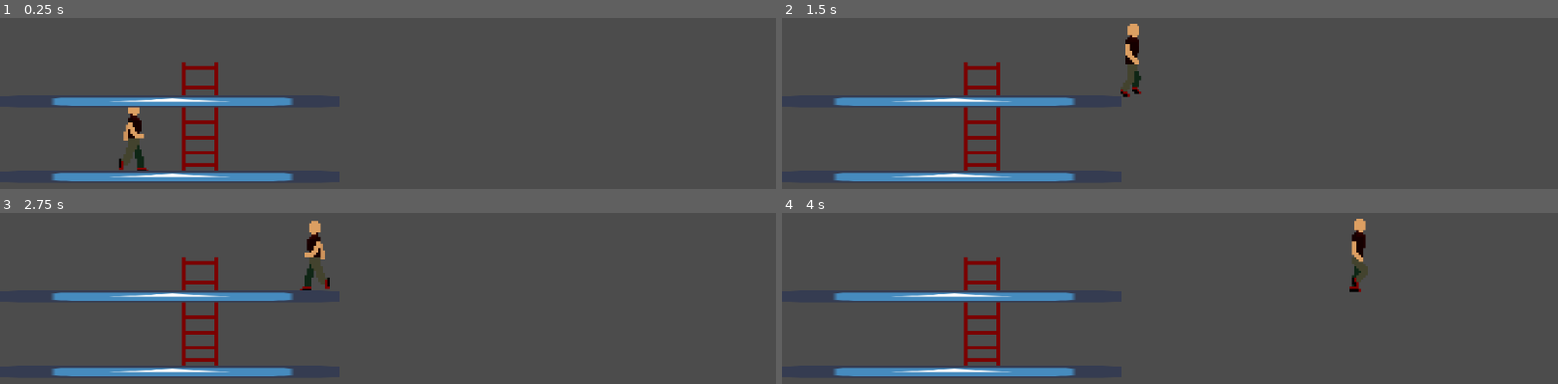
Above: before the commit, frames 1-4 (two rows, left to right).
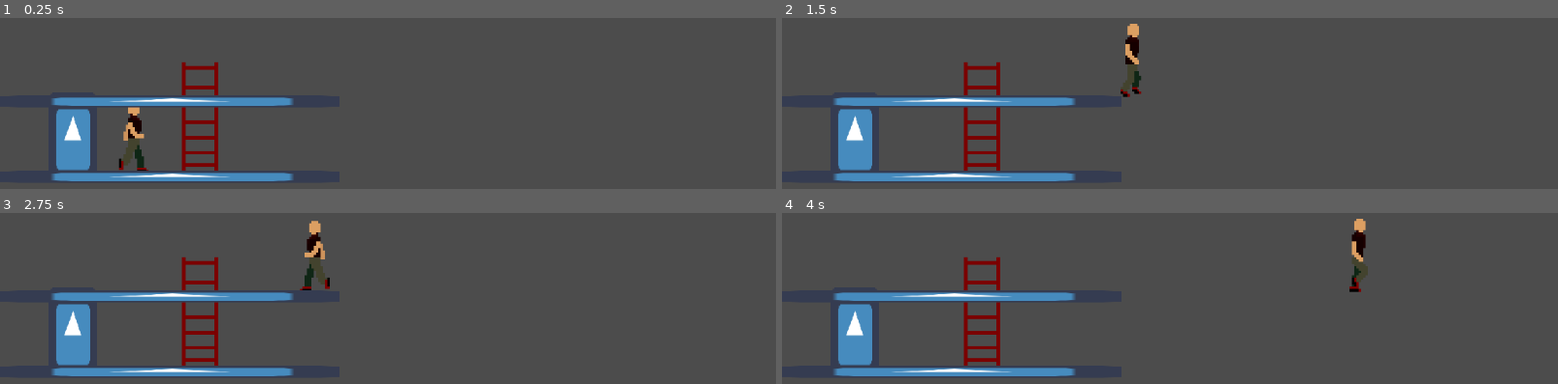
Above: after the commit, the same moments.

Repository: MihkelMK/suitsiidiindiviidid
Game: Godot game, scene res://main/Main.tscn
Two runs of this game, one before a commit and one after it. Both use one fixed random seed, a clock stepped at 60 frames per second and the inputs below. Before the commit the project has no main scene; this scene is started directly in both runs. The engine's default icon, where the game draws it, is replaced by a stand-in: a white triangle on a blue panel in a dark square.
Inputs:
- Up to frame 1 (0.25 s): no input
- Up to frame 2 (1.5 s): tap Enter at 0.5 s; hold E 0.53-1.28 s; hold Right (ui_right) from 0.53 s (still down); tap Up (ui_up) at 0.77, 0.8, 1.07, 1.35 s
- Up to frame 3 (2.75 s): tap Up (ui_up) at 1.52, 1.82, 2.3 s; tap E at 1.55 s; release Right (ui_right) at 2.03 s; hold Left (ui_left) from 2.03 s (still down); hold E from 2.03 s (still down)
- Up to frame 4 (4 s): release Left (ui_left) at 2.78 s; release E at 2.78 s; hold Right (ui_right) from 2.78 s (still down); tap E at 2.85 s; tap Up (ui_up) at 3.02, 3.32, 3.6, 3.77 s

The runs differ from the first frame. In frame 1, 1.6% of the frame differs, in the area x 7-12%, y 53-90%; in frame 2, 1.6%; in frame 3, 1.6%; in frame 4, 1.6%.

Commit message:
added hiding in locker

Diff:
--- a/src/Player.gd
+++ b/src/Player.gd
@@ -2,51 +2,71 @@
 
 export var speed = 5
 var atLadder = false
+var atLocker = false
+var hiding = false
 
 
 # Called when the node enters the scene tree for the first time.
 func _ready():
 	print(position)
-	atLadder = false
 	pass # Replace with function body.
 
 
 # Called every frame. 'delta' is the elapsed time since the previous frame.
 func _process(delta):
-	if Input.is_action_pressed("ui_right"):
-		move_and_collide(Vector2(speed,0))
-		$AnimatedSprite.flip_h = false
-		$AnimatedSprite.playing = true
+	if !$HideTimeout.is_stopped(): return
 
-	elif Input.is_action_pressed("ui_left"):
-		move_and_collide(Vector2(-speed,0))
-		$AnimatedSprite.flip_h = true
-		$AnimatedSprite.playing = true
+	if atLocker and Input.is_key_pressed(KEY_E):
+		hide()
 
 	else:
-		$AnimatedSprite.playing = false
+		if atLadder and position.y == 288 and Input.is_action_just_pressed("ui_up"):
+			position -= Vector2(0,100)
+			unhide()
 
-	if atLadder == true:
-		if position.y == 288 and Input.is_action_just_pressed("ui_up"):
-			position -= Vector2(0,100)
-
-		if position.y == 188 and Input.is_action_just_pressed("ui_down"):
+		if atLadder and position.y == 188 and Input.is_action_just_pressed("ui_down"):
 			position += Vector2(0,100)
 
+		if Input.is_action_pressed("ui_right"):
+			unhide()
+			move_and_collide(Vector2(speed,0))
+			$AnimatedSprite.flip_h = false
+			$AnimatedSprite.playing = true
 
-	if is_on_floor() == true:
-		print("floor")
+		elif Input.is_action_pressed("ui_left"):
+			unhide()
+			move_and_collide(Vector2(-speed,0))
+			$AnimatedSprite.flip_h = true
+			$AnimatedSprite.playing = true
 
-	pass
+		else:
+			$AnimatedSprite.playing = false
 
+func unhide():
+	if hiding:
+		$CollisionShape2D.disabled = false
+		scale = Vector2(1, 1)
+		modulate = Color(1,1,1,1)
+		hiding = false
+
+func hide():
+	if !hiding:
+		$AnimatedSprite.playing = false
+		$HideTimeout.start()
+		scale = Vector2(0.9, 0.9)
+		move_and_collide(Vector2(0,0))
+		modulate = Color(0.5,0.5,0.5,1)
+		$CollisionShape2D.disabled = true
+		hiding = true
 
 func _on_Ladder_body_entered(body):
 	atLadder = true
-	print(atLadder)
-
-
 
 func _on_Ladder_body_exited(body):
 	atLadder = false
-	print(atLadder)
-	pass # Replace with function body.
+
+func _on_Locker_body_entered(body):
+	atLocker = true
+
+func _on_Locker_body_exited(body):
+	atLocker = false
--- /dev/null
+++ b/src/main/Elements/Locker.tscn
@@ -0,0 +1,18 @@
+[gd_scene load_steps=3 format=2]
+
+[ext_resource path="res://icon.png" type="Texture" id=1]
+
+[sub_resource type="RectangleShape2D" id=1]
+extents = Vector2( 32, 60 )
+
+[node name="Locker" type="Area2D"]
+
+[node name="Sprite" type="Sprite" parent="."]
+position = Vector2( -280, -86.5 )
+scale = Vector2( 1, 1.875 )
+texture = ExtResource( 1 )
+offset = Vector2( 280, 44 )
+
+[node name="CollisionShape2D" type="CollisionShape2D" parent="."]
+position = Vector2( 0, -4 )
+shape = SubResource( 1 )
--- a/src/main/Main.tscn
+++ b/src/main/Main.tscn
@@ -1,10 +1,14 @@
-[gd_scene load_steps=4 format=2]
+[gd_scene load_steps=5 format=2]
 
 [ext_resource path="res://main/Player.tscn" type="PackedScene" id=1]
-[ext_resource path="res://main/Ladder.tscn" type="PackedScene" id=2]
+[ext_resource path="res://main/Elements/Ladder.tscn" type="PackedScene" id=2]
 [ext_resource path="res://icon.png" type="Texture" id=3]
+[ext_resource path="res://main/Elements/Locker.tscn" type="PackedScene" id=4]
 
 [node name="Main" type="Node"]
+
+[node name="Locker" parent="." instance=ExtResource( 4 )]
+position = Vector2( 96, 296 )
 
 [node name="Player" parent="." instance=ExtResource( 1 )]
 position = Vector2( 176, 288 )
@@ -24,5 +28,7 @@
 texture = ExtResource( 3 )
 offset = Vector2( -14.8571, -63.9999 )
 
+[connection signal="body_entered" from="Locker" to="Player" method="_on_Locker_body_entered"]
+[connection signal="body_exited" from="Locker" to="Player" method="_on_Locker_body_exited"]
 [connection signal="body_entered" from="Ladder" to="Player" method="_on_Ladder_body_entered"]
 [connection signal="body_exited" from="Ladder" to="Player" method="_on_Ladder_body_exited"]
--- a/src/main/Player.tscn
+++ b/src/main/Player.tscn
@@ -33,3 +33,7 @@
 
 [node name="CollisionShape2D" type="CollisionShape2D" parent="."]
 shape = SubResource( 1 )
+
+[node name="HideTimeout" type="Timer" parent="."]
+wait_time = 0.4
+one_shot = true
--- a/src/project.godot
+++ b/src/project.godot
@@ -11,7 +11,7 @@
 [application]
 
 config/name="Moosikook"
-run/main_scene="res://breakout/Breakout.tscn"
+run/main_scene="res://main/Main.tscn"
 config/icon="res://icon.png"
 
 [gui]
Renamed: src/main/Ladder.tscn -> src/main/Elements/Ladder.tscn
